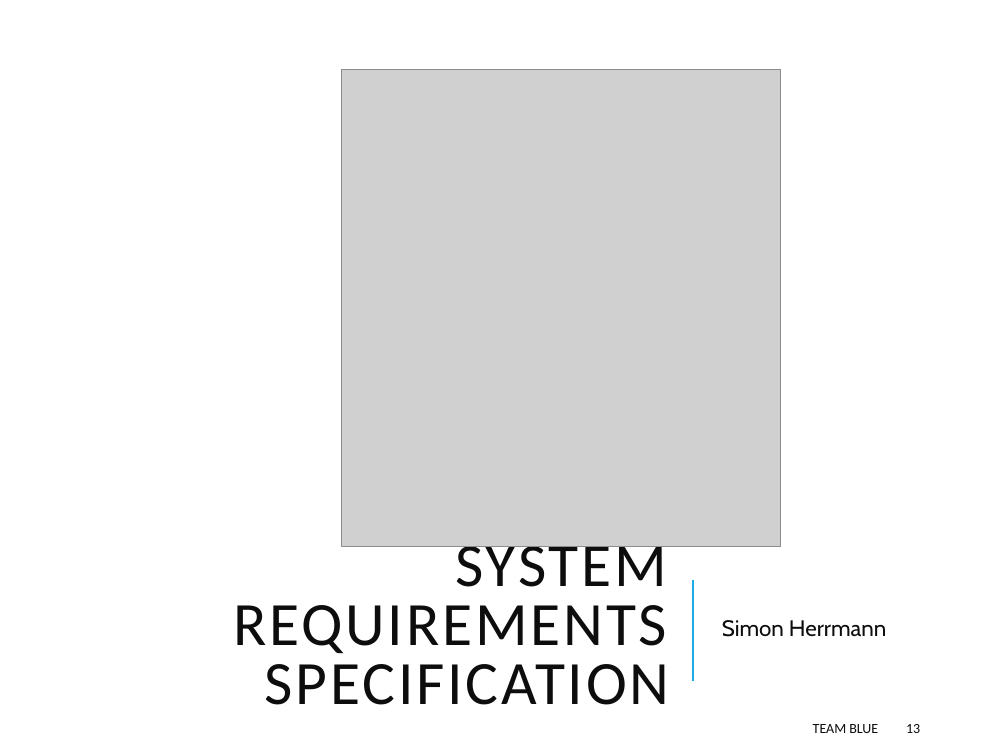
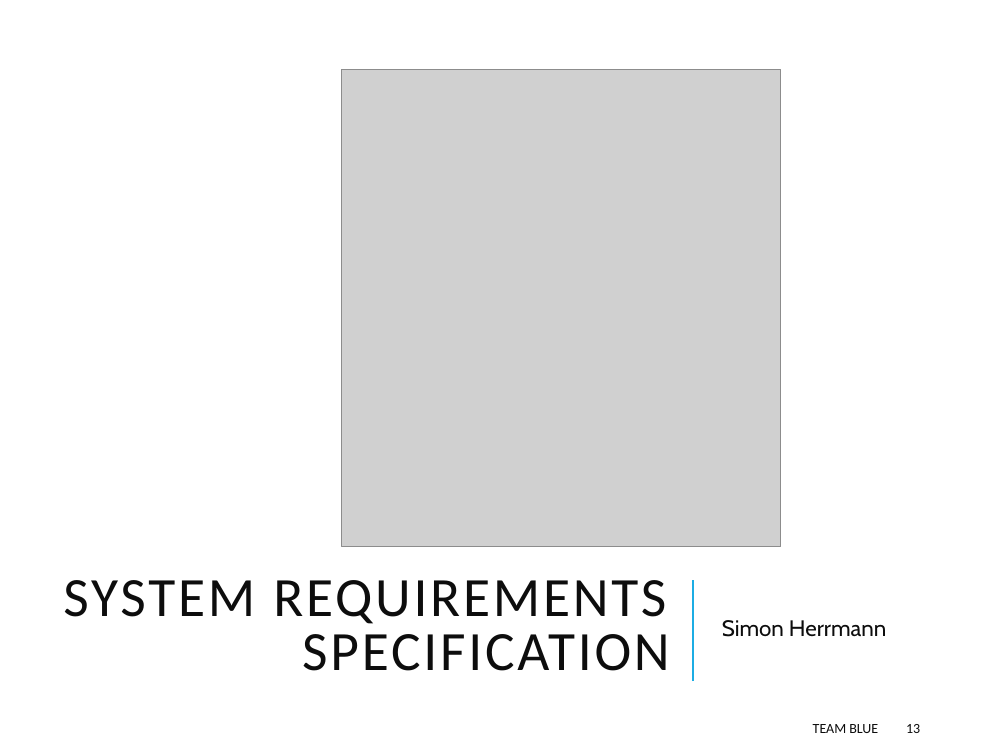
Before and after one commit to Hyferion/ch.bfh.bti7081.s2018.blue, a slide deck: slide 13 of Docs/task02/Task 2.pptx. Drawn at 1008x756 pixels with LibreOffice and Linux fonts; fonts in the diff are those of the drawing; grey boxes stand for pictures. Boxes give left, top, right and bottom in pixels: in the first picture for what was removed or moved away, otherwise in the second. Text is boxed around its words. In the diff, an @@ line names an element or a change of style, - is before the commit and + after.

```diff
--- a/Docs/task02/Task 2.pptx
+++ b/Docs/task02/Task 2.pptx
@@ title "SYSTEM REQUIREMENTS SPECIFICATION" at (x1=63, y1=580, x2=670, y2=671): size 44 to 39.6 pt @@
```
Also in this commit, not shown: 5 other slides changed.
